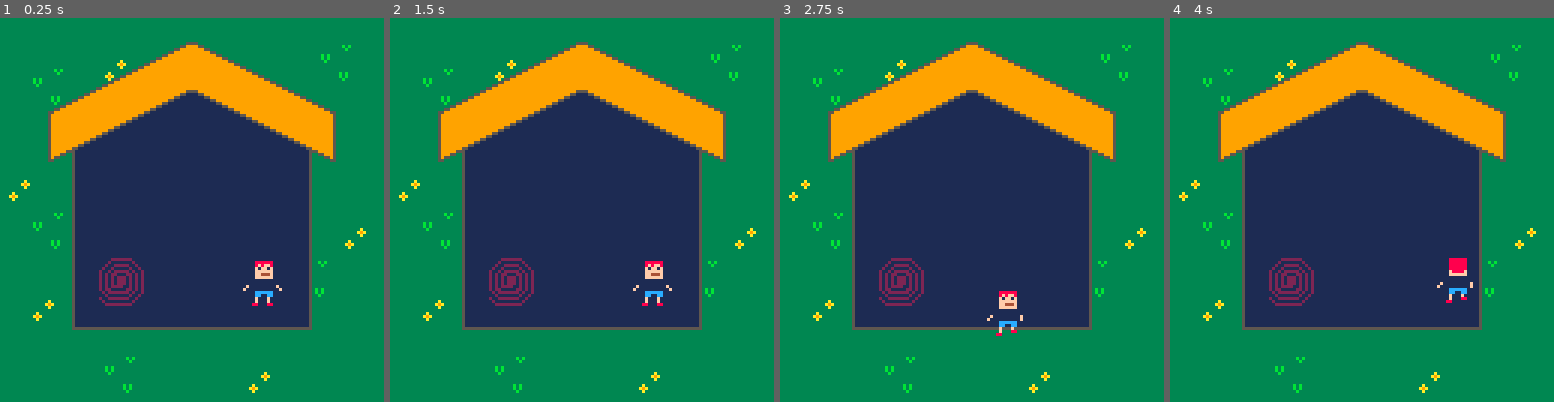
Above: before the commit, frames 1-4 (left to right).
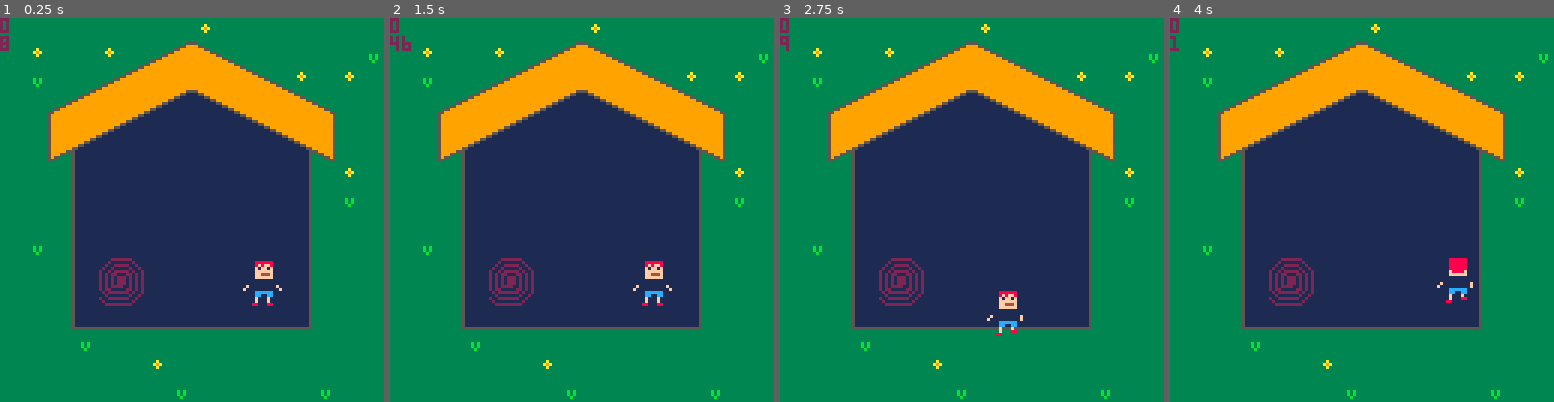
Above: after the commit, the same moments.

Repository: abadi199/LOTM
Game: PICO-8 cartridge lotm.p8
Same seed, same stepped clock (60 frames per second), same inputs: the game is played once before the commit and once after it.
Inputs:
- Up to frame 1 (0.25 s): no input
- Up to frame 2 (1.5 s): no input
- Up to frame 3 (2.75 s): hold Left 1.97-2.37 s; hold Down from 2.42 s (still down)
- Up to frame 4 (4 s): release Down at 2.82 s; hold Right 2.87-3.53 s; hold Up from 3.58 s (still down)

The runs differ from the first frame. In frame 1, 1.2% of the frame differs, in the area x 0-99%, y 0-100%; in frame 2, 1.2%; in frame 3, 1.2%; in frame 4, 1.2%.

Commit message:
spinning

Diff:
--- a/lotm.p8
+++ b/lotm.p8
@@ -23,7 +23,7 @@
 function _update()
 	move_player()
 	update_portal()
-	update_coins()
+	-- update_coins()
 end
 
 function _draw()
@@ -44,11 +44,16 @@
 	player.timer=0
 	player.state=state.idle
 	player.flip=false
+	player.angle=0
+	player.size=1
+	player.spinning=false
 end
 
 function move_player()
 	player.timer+=1
-	if btn(⬅️) then
+	if player.spinning then
+		spin_player()
+	elseif btn(⬅️) then
 		player.x-=1
 		change_state(player,state.walk_left)
 		move_left()
@@ -70,6 +75,15 @@
 	end
 end
 
+function spin_player()
+	player.timer+=1
+	if player.timer > 10 then
+		player.angle=(player.angle-22.5)%360
+		player.timer=0
+	end
+	-- sfx(0)
+end
+
 function change_state(object, state)
 	if object.state!=state then
 		object.state=state
@@ -117,7 +131,13 @@
 end
 
 function draw_player()
-	spr(player.sprite,player.x,player.y,2,2,player.flip)
+	if player.spinning then
+		spr_r(player.sprite,player.x,player.y,player.angle,2,2)
+	else
+		spr(player.sprite,player.x,player.y,2,2,player.flip)
+	end
+	print(player.angle)
+	print(player.timer)
 end
 
 function draw_map()
@@ -159,10 +179,18 @@
 end
 
 function update_portal()
-	portal.timer+=1
-	if portal.timer > 10 then
-		portal.angle=(portal.angle-22.5)%360
-		portal.timer=0
+	-- portal.timer+=1
+	-- if portal.timer > 10 then
+	-- 	portal.angle=(portal.angle-22.5)%360
+	-- 	portal.timer=0
+	-- end
+	if
+		player.x+6>=portal.x and player.x+6<portal.x+8 and
+		player.y+1>=portal.y and player.y+1<portal.y+8 then
+		idle()
+		player.spinning=true
+	else
+		player.spinning=false
 	end
 end
 
@@ -392,37 +420,37 @@
 
 
 __map__
-2222222222222222222222222222222222222222222222222222222222222222222222222222222222222222222222222222222222222222222222222222222222222222222222222222222222222222222222222222222222222222222222222222222222222222222222222222222222222222222222222222222222222222
-2222222220212222222222222224252222222222222222222222222222222222222222222222222222222222222222222222222222222222222222222222222222222222222222222222222222222222222222222222222222222222222222222222222222222222222222222222222222222222222222222222222222222222
-2224252230312222222021222234352222222222222222222222222222222222222222222222222222222222222222222222222222222222222222222222222222222222222222222222222222222222222222222222222222222222222222222222222222222222222222222222222222222222222222222222222222222222
-2234352222222222223031222222222222222222222222222222222222222222222222222222222222222222222222222222222222222222222222222222222222222222222222222222222222222222222222222222222222222222222222222222222222222222222222222222222222222222222222222222222222222222
-2222222222222222222222222222222222222222222222222222222222222222222222222222222222222222222222222222222222222222222222222222222222222222222222222222222222222222222222222222222222222222222222222222222222222222222222222222222222222222222222222222222222222222
-2222222222222222222222202122222222222222222222222222222222222222222222222222222222222222222222222222222222222222222222222222222222222222222222222222222222222222222222222222222222222222222222222222222222222222222222222222222222222222222222222222222222222222
-2021222425222222242522303122222222222222222222222222222222222222222222222222222222222222222222222222222222222222222222222222222222222222222222222222222222222222222222222222222222222222222222222222222222222222222222222222222222222222222222222222222222222222
-3031223435222222343522222222222222222222222222222222222222222222222222222222222222222222222222222222222222222222222222222222222222222222222222222222222222222222222222222222222222222222222222222222222222222222222222222222222222222222222222222222222222222222
-2224252222222222222222222222202122222222222222222222222222222222222222222222222222222222222222222222222222222222222222222222222222222222222222222222222222222222222222222222222222222222222222222222222222222222222222222222222222222222222222222222222222222222
-2234352222222222222222222222303122222222222222222222222222222222222222222222222222222222222222222222222222222222222222222222222222222222222222222222222222222222222222222222222222222222222222222222222222222222222222222222222222222222222222222222222222222222
-2222222222222021222222222425222222222222222222222222222222222222222222222222222222222222222222222222222222222222222222222222222222222222222222222222222222222222222222222222222222222222222222222222222222222222222222222222222222222222222222222222222222222222
-2220212222223031222222223435222222222222222222222222222222222222222222222222222222222222222222222222222222222222222222222222222222222222222222222222222222222222222222222222222222222222222222222222222222222222222222222222222222222222222222222222222222222222
-2230312222222222222222222222222222222222222222222222222222222222222222222222222222222222222222222222222222222222222222222222222222222222222222222222222222222222222222222222222222222222222222222222222222222222222222222222222222222222222222222222222222222222
-2222222222222222222222222222222222222222222222222222222222222222222222222222222222222222222222222222222222222222222222222222222222222222222222222222222222222222222222222222222222222222222222222222222222222222222222222222222222222222222222222222222222222222
-2222222224252222222220212222222222222222222222222222222222222222222222222222222222222222222222222222222222222222222222222222222222222222222222222222222222222222222222222222222222222222222222222222222222222222222222222222222222222222222222222222222222222222
-2222222234352222222230312222222222222222222222222222222222222222222222222222222222222222222222222222222222222222222222222222222222222222222222222222222222222222222222222222222222222222222222222222222222222222222222222222222222222222222222222222222222222222
-2222222222222222222222222222222425222222222222222222222222222222222222222222222222222222222222222222222222222222222222222222222222222222222222222222222222222222222222222222222222222222222222222222222222222222222222222222222222222222222222222222222222222222
-2220212222222222222425222220213435222222222222222222222222222222222222222222222222222222222222222222222222222222222222222222222222222222222222222222222222222222222222222222222222222222222222222222222222222222222222222222222222222222222222222222222222222222
-2230312222222021223435222230312222222222222222222222222222222222222222222222222222222222222222222222222222222222222222222222222222222222222222222222222222222222222222222222222222222222222222222222222222222222222222222222222222222222222222222222222222222222
-2222222224253031222222222222222222222222222222222222222222222222222222222222222222222222222222222222222222222222222222222222222222222222222222222222222222222222222222222222222222222222222222222222222222222222222222222222222222222222222222222222222222222222
-2222222234352222222222222222222222222222222222222222222222222222222222222222222222222222222222222222222222222222222222222222222222222222222222222222222222222222222222222222222222222222222222222222222222222222222222222222222222222222222222222222222222222222
-2222222222222021222222242522222222222222222222222222222222222222222222222222222222222222222222222222222222222222222222222222222222222222222222222222222222222222222222222222222222222222222222222222222222222222222222222222222222222222222222222222222222222222
-2224252222223031222222343522222222222222222222222222222222222222222222222222222222222222222222222222222222222222222222222222222222222222222222222222222222222222222222222222222222222222222222222222222222222222222222222222222222222222222222222222222222222222
-2234352222222222222222222222222222222222222222222222222222222222222222222222222222222222222222222222222222222222222222222222222222222222222222222222222222222222222222222222222222222222222222222222222222222222222222222222222222222222222222222222222222222222
-2222222222222222222222222222222222222222222222222222222222222222222222222222222222222222222222222222222222222222222222222222222222222222222222222222222222222222222222222222222222222222222222222222222222222222222222222222222222222222222222222222222222222222
-2222222425222222202122222222242522222222222222222222222222222222222222222222222222222222222222222222222222222222222222222222222222222222222222222222222222222222222222222222222222222222222222222222222222222222222222222222222222222222222222222222222222222222
-2222223435222222303122222220213522222222222222222222222222222222222222222222222222222222222222222222222222222222222222222222222222222222222222222222222222222222222222222222222222222222222222222222222222222222222222222222222222222222222222222222222222222222
-2021222222222222222224252230312222222222222222222222222222222222222222222222222222222222222222222222222222222222222222222222222222222222222222222222222222222222222222222222222222222222222222222222222222222222222222222222222222222222222222222222222222222222
-3031222222222222222234352222222222222222222222222222222222222222222222222222222222222222222222222222222222222222222222222222222222222222222222222222222222222222222222222222222222222222222222222222222222222222222222222222222222222222222222222222222222222222
-2222222222222222222222222222222222222222222222222222222222222222222222222222222222222222222222222222222222222222222222222222222222222222222222222222222222222222222222222222222222222222222222222222222222222222222222222222222222222222222222222222222222222222
-2222242522222021222222222222222222222222222222222222222222222222222222222222222222222222222222222222222222222222222222222222222222222222222222222222222222222222222222222222222222222222222222222222222222222222222222222222222222222222222222222222222222222222
-2222343522223031222222222222222222222222222222222222222222222222222222222222222222222222222222222222222222222222222222222222222222222222222222222222222222222222222222222222222222222222222222222222222222222222222222222222222222222222222222222222222222222222
-
-
+4646464646464646544646464646464646464646464646464646464646464646464646464646464646464646464646464646464646464646464646464646464646464646464646464646464646464646464646464646464646464646464646464646464646464646464646464646464646464646464646464646464646464646
+4654464654464646484646464646464846464646464646464646464646464646464646464646464646464646464646464646464646464646464646464646464646464646464646464646464646464646464646464646464646464646464646464646464646464646464646464646464646464646464646464646464646464646
+4648464646464646464646465446544646464646464646464646464646464646464646464646464646464646464646464646464646464646464646464646464646464646464646464646464646464646464646464646464646464646464646464646464646464646464646464646464646464646464646464646464646464646
+4646464646464654464646464646464646464646464646464646464646464646464646464646464646464646464646464646464646464646464646464646464646464646464646464646464646464646464646464646464646464646464646464646464646464646464646464646464646464646464646464646464646464646
+4646464646464646464648464648464648464646464646464646464646464646464646464646464646464646464646464646464646464646464646464646464646464646464646464646464646464646464646464646464646464646464646464646464646464646464646464646464646464646464646464646464646464646
+4646544846464646464646464646464646464646464646464646464646464646464646464646464646464646464646464646464646464646464646464646464646464646464646464646464646464646464646464646464646464646464646464646464646464646464646464646464646464646464646464646464646464646
+4646464646464646465446464646544646464646464646464646464646464646464646464646464646464646464646464646464646464646464646464646464646464646464646464646464646464646464646464646464646464646464646464646464646464646464646464646464646464646464646464646464646464646
+4646464646464646464646464646484646464646464646464646464646464646464646464646464646464646464646464646464646464646464646464646464646464646464646464646464646464646464646464646464646464646464646464646464646464646464646464646464646464646464646464646464646464646
+4646464646544646464646464646464646464646464646464646464646464646464646464646464646464646464646464646464646464646464646464646464646464646464646464646464646464646464646464646464646464646464646464646464646464646464646464646464646464646464646464646464646464646
+4648464646464646464646464646464646464646464646464646464646464646464646464646464646464646464646464646464646464646464646464646464646464646464646464646464646464646464646464646464646464646464646464646464646464646464646464646464646464646464646464646464646464646
+4646464646464646464646485446464646464646464646464646464646464646464646464646464646464646464646464646464646464646464646464646464646464646464646464646464646464646464646464646464646464646464646464646464646464646464646464646464646464646464646464646464646464646
+4646464646464648464646464646464648464646464646464646464646464646464646464646464646464646464646464646464646464646464646464646464646464646464646464646464646464646464646464646464646464646464646464646464646464646464646464646464646464646464646464646464646464646
+4646465454464646464646464646464646464646464646464646464646464646464646464646464646464646464646464646464646464646464646464646464646464646464646464646464646464646464646464646464646464646464646464646464646464646464646464646464646464646464646464646464646464646
+4646464846464646464646464646464646464646464646464646464646464646464646464646464646464646464646464646464646464646464646464646464646464646464646464646464646464646464646464646464646464646464646464646464646464646464646464646464646464646464646464646464646464646
+4646464646465446464646464646464646464646464646464646464646464646464646464646464646464646464646464646464646464646464646464646464646464646464646464646464646464646464646464646464646464646464646464646464646464646464646464646464646464646464646464646464646464646
+4646464646464648464646464648464646464646464646464646464646464646464646464646464646464646464646464646464646464646464646464646464646464646464646464646464646464646464646464646464646464646464646464646464646464646464646464646464646464646464646464646464646464646
+4646464646464646464646464646464646464646464646464646464646464646464646464646464646464646464646464646464646464646464646464646464646464646464646464646464646464646464646464646464646464646464646464646464646464646464646464646464646464646464646464646464646464646
+4646464646464646464646464646464646464646464646464646464646464646464646464646464646464646464646464646464646464646464646464646464646464646464646464646464646464646464646464646464646464646464646464646464646464646464646464646464646464646464646464646464646464646
+4646464846465448464646464646464646464646464646464646464646464646464646464646464646464646464646464646464646464646464646464646464646464646464646464646464646464646464646464646464646464646464646464646464646464646464646464646464646464646464646464646464646464646
+4646464646464646464646464646484646464646464646464646464646464646464646464646464646464646464646464646464646464646464646464646464646464646464646464646464646464646464646464646464646464646464646464646464646464646464646464646464646464646464646464646464646464646
+4646464646464646464646464646464646464646464646464646464646464646464646464646464646464646464646464646464646464646464646464646464646464646464646464646464646464646464646464646464646464646464646464646464646464646464646464646464646464646464646464646464646464646
+4646464648464646464646544646464646464646464646464646464646464646464646464646464646464646464646464646464646464646464646464646464646464646464646464646464646464646464646464646464646464646464646464646464646464646464646464646464646464646464646464646464646464646
+4646544646464646484646464646464648464646464646464646464646464646464646464646464646464646464646464646464646464646464646464646464646464646464646464646464646464646464646464646464646464646464646464646464646464646464646464646464646464646464646464646464646464646
+4646464646464646464646464646464646464646464646464646464646464646464646464646464646464646464646464646464646464646464646464646464646464646464646464646464646464646464646464646464646464646464646464646464646464646464646464646464646464646464646464646464646464646
+4648464646464646464646464646464646464646464646464646464646464646464646464646464646464646464646464646464646464646464646464646464646464646464646464646464646464646464646464646464646464646464646464646464646464646464646464646464646464646464646464646464646464646
+4646464648464646464646464646464646464646464646464646464646464646464646464646464646464646464646464646464646464646464646464646464646464646464646464646464646464646464646464646464646464646464646464646464646464646464646464646464646464646464646464646464646464646
+4646464654464646464646464846464646464646464646464646464646464646464646464646464646464646464646464646464646464646464646464646464646464646464646464646464646464646464646464646464646464646464646464646464646464646464646464646464646464646464646464646464646464646
+4646464654464646464646544646464646484646464646464646464646464646464646464646464646464646464646464646464646464646464646464646464646464646464646464646464646464646464646464646464646464646464646464646464646464646464646464646464646464646464646464646464646464646
+4646464646464646464646464646464646464646464646464646464646464646464646464646464646464646464646464646464646464646464646464646464646464646464646464646464646464646464646464646464646464646464646464646464646464646464646464646464646464646464646464646464646464646
+4646464646464646464848464646465446464646464646464646464646464646464646464646464646464646464646464646464646464646464646464646464646464646464646464646464646464646464646464646464646464646464646464646464646464646464646464646464646464646464646464646464646464646
+4646484646464646464646464646464646464646464646464646464646464646464646464646464646464646464646464646464646464646464646464646464646464646464646464646464646464646464646464646464646464646464646464646464646464646464646464646464646464646464646464646464646464646
+4646464654464646464646464646464646464646464646464646464646464646464646464646464646464646464646464646464646464646464646464646464646464646464646464646464646464646464646464646464646464646464646464646464646464646464646464646464646464646464646464646464646464646
+
+
Not shown, changed: 96 lines of the sprite sheet (__gfx__) section of lotm.p8
